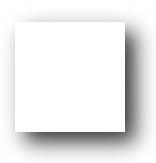
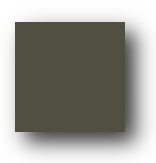
Revision of a layered 156px x 163px image; what changed, layer by layer:
showed "album copy", opacity 100% → 84%, painted on it over [15, 22, 125, 132]
